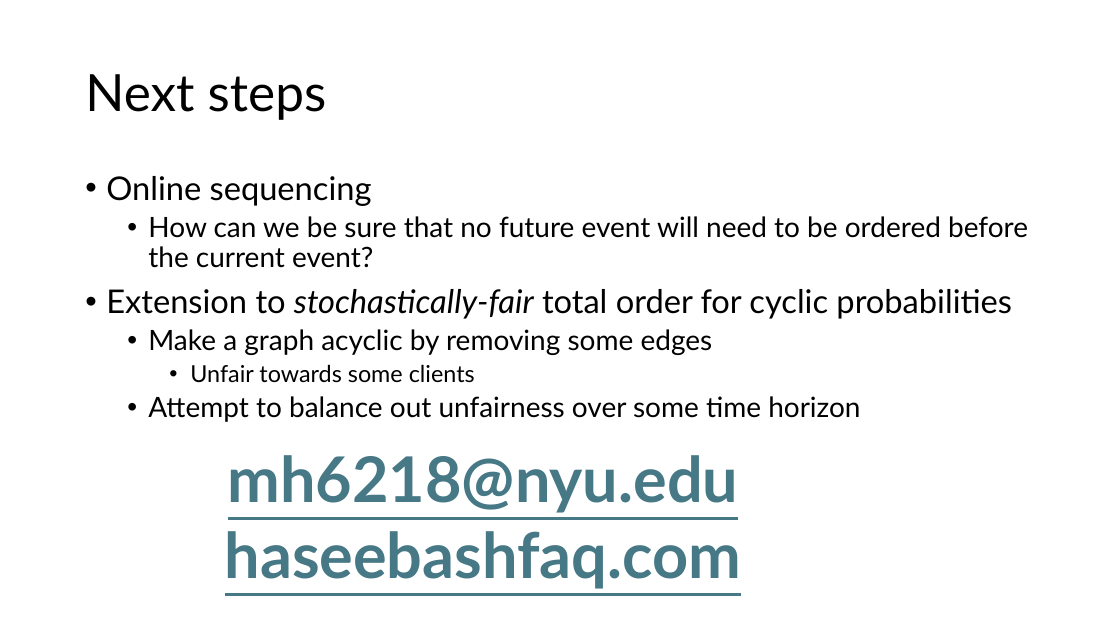
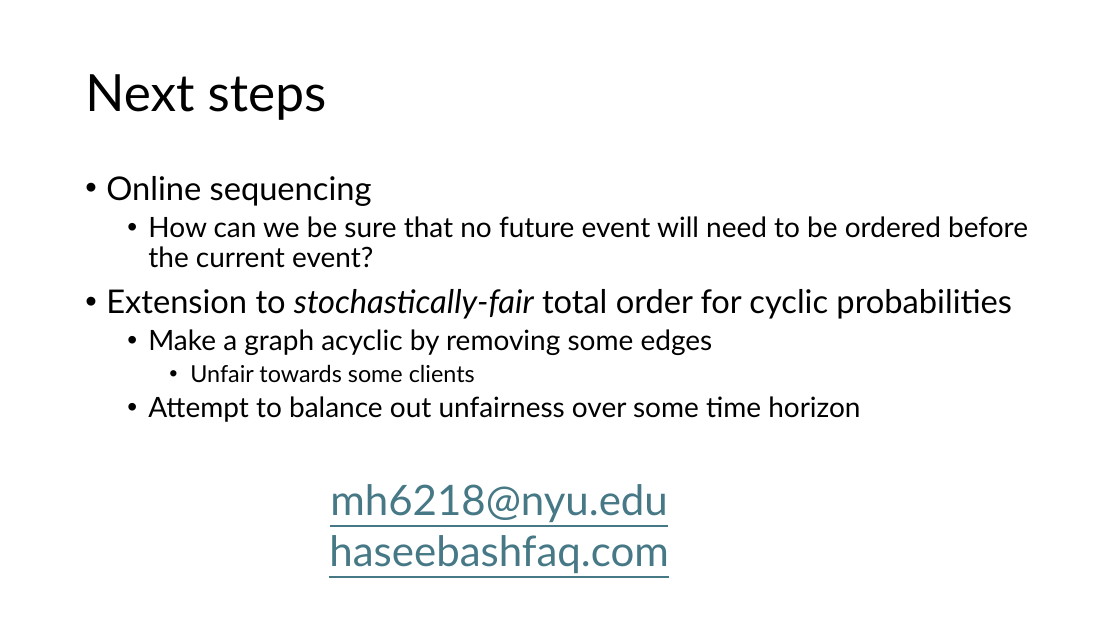
Before and after one commit to HaseebLUMS/Onyx-Presentation, a slide deck: slide 37 of tommy_hotnets_v2.pptx. Drawn at 1120x630 pixels with LibreOffice and Linux fonts; fonts in the diff are those of the drawing. Boxes give left, top, right and bottom in pixels: in the first picture for what was removed or moved away, otherwise in the second. Text is boxed around its words. In the diff, an @@ line names an element or a change of style, - is before the commit and + after.

Commit message:
updated

```diff
--- a/tommy_hotnets_v2.pptx
+++ b/tommy_hotnets_v2.pptx
@@ text "mh6218@nyu.edu": place and size @@
-text "mh6218@nyu.edu" at [225, 455, 741, 589]
+text "mh6218@nyu.edu" at [329, 484, 668, 573]
@@ text "mh6218@nyu.edu" at [329, 484, 668, 573]: size 54 to 36 pt, bold off @@
```
